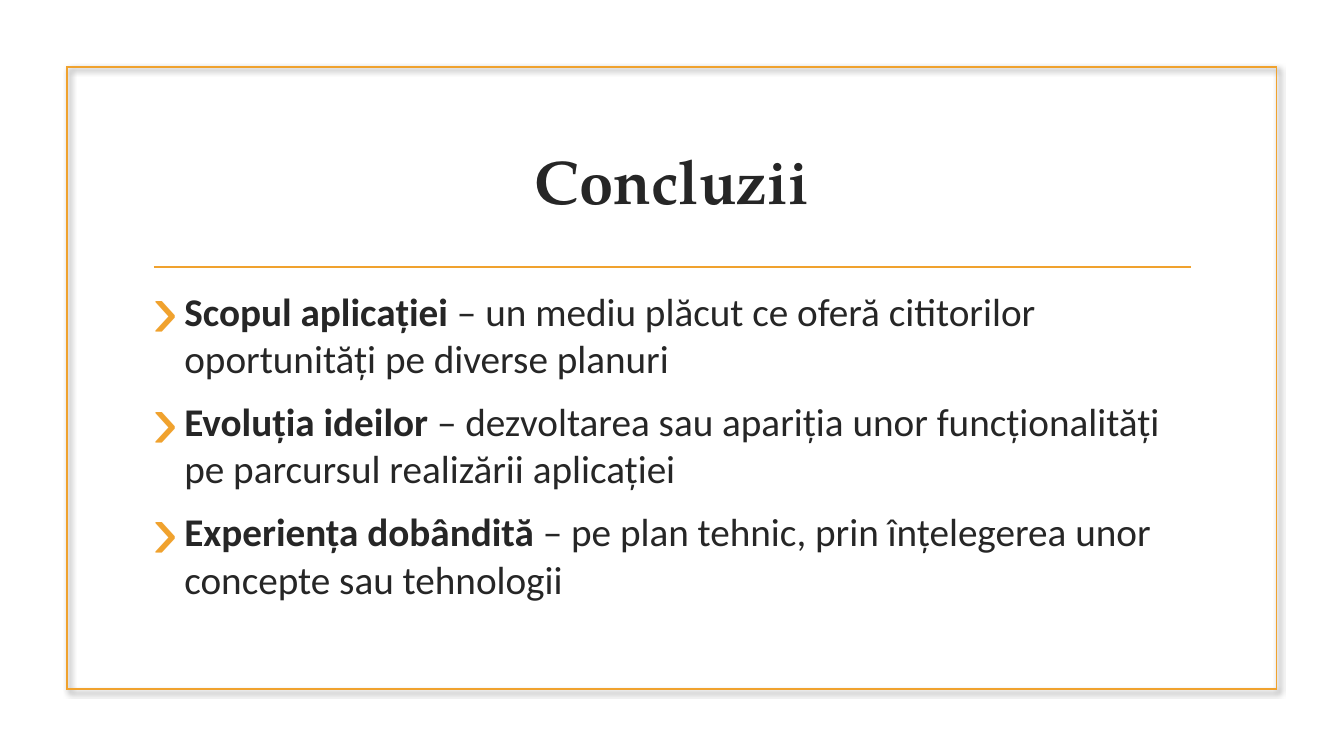
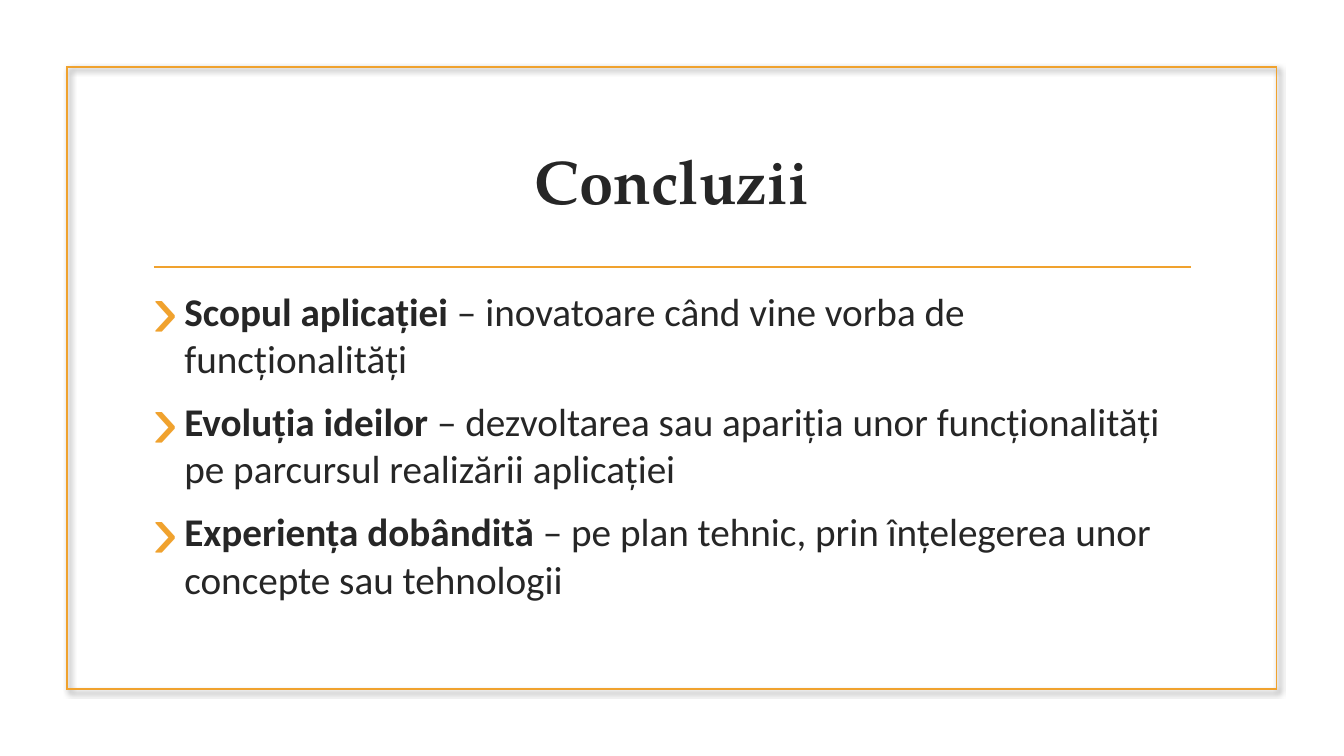
Before and after one commit to Scyree/BachelorThesis, a slide deck: slide 11 of Licenta2018CorfuAlexandru/ExploreBooks.pptx. Drawn at 1344x756 pixels with LibreOffice and Linux fonts; fonts in the diff are those of the drawing; background and template pictures are left out. Boxes give left, top, right and bottom in pixels: in the first picture for what was removed or moved away, otherwise in the second. Text is boxed around its words. In the diff, an @@ line names an element or a change of style, - is before the commit and + after.

```diff
--- a/Licenta2018CorfuAlexandru/ExploreBooks.pptx
+++ b/Licenta2018CorfuAlexandru/ExploreBooks.pptx
@@ text at (x1=184, y1=298, x2=965, y2=380): text changed @@
-› Scopul aplicației – un mediu plăcut ce oferă cititorilor oportunități pe diverse planuri
+› Scopul aplicației – inovatoare când vine vorba de funcționalități
```
Also in this commit, not shown: 1 other slide changed, 2 slides added, 2 slides removed.
